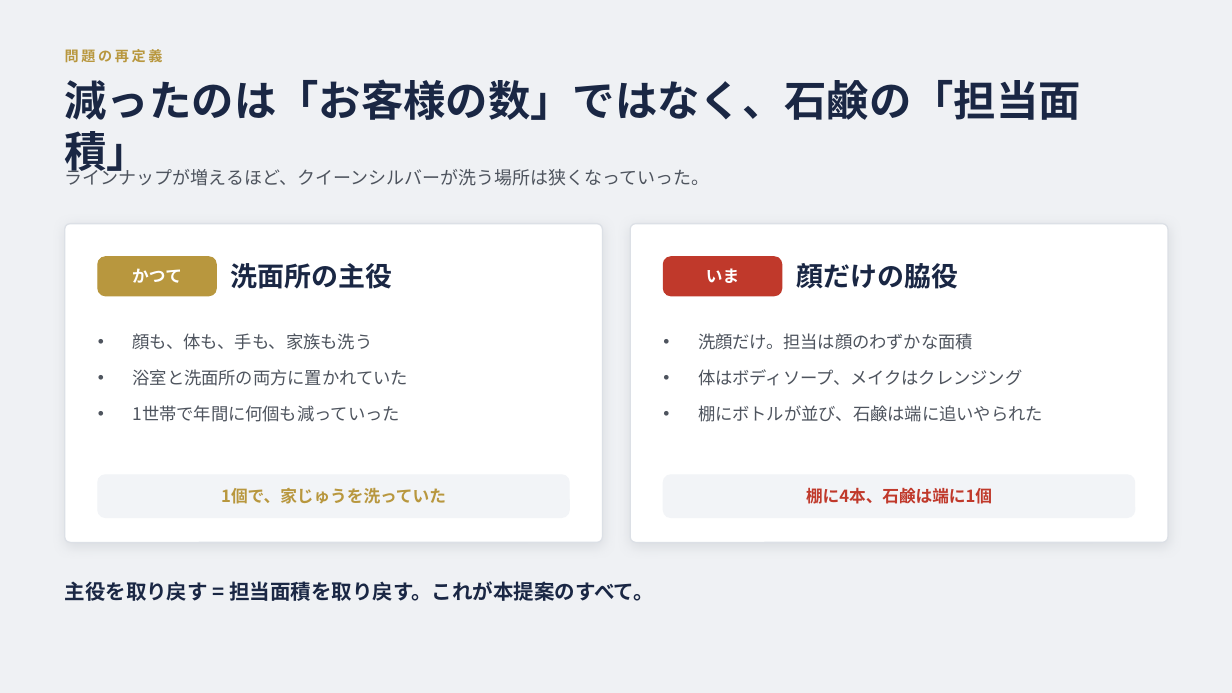
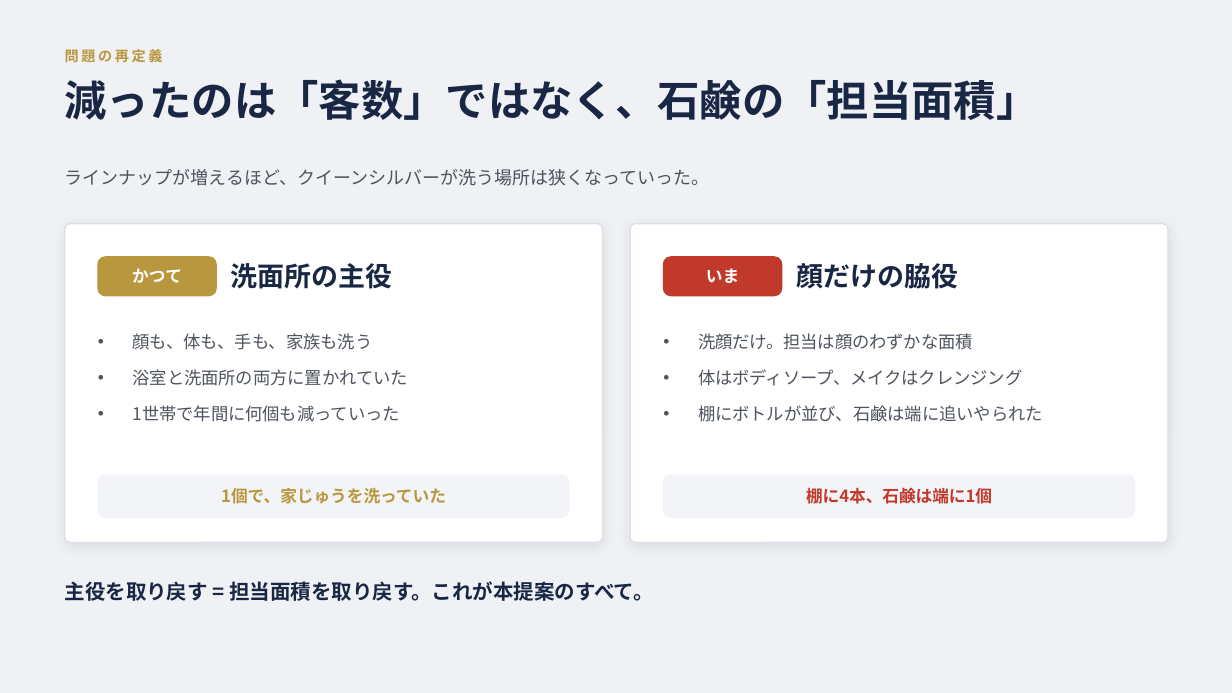
Before and after one commit to nagajiryota-ai/nagaji-lp, a slide deck: slide 4 of strategy/queen-silver-onebar.pptx. Drawn at 1232x693 pixels with LibreOffice and Linux fonts; fonts in the diff are those of the drawing. Boxes give left, top, right and bottom in pixels: in the first picture for what was removed or moved away, otherwise in the second. Text is boxed around its words. In the diff, an @@ line names an element or a change of style, - is before the commit and + after.

```diff
--- a/strategy/queen-silver-onebar.pptx
+++ b/strategy/queen-silver-onebar.pptx
@@ text at bbox=[65, 79, 1039, 120]: text changed @@
-減ったのは「お客様の数」ではなく、石鹸の「担当面積」
+減ったのは「客数」ではなく、石鹸の「担当面積」
```
Also in this commit, not shown: 1 other slide changed, 1 other file.
